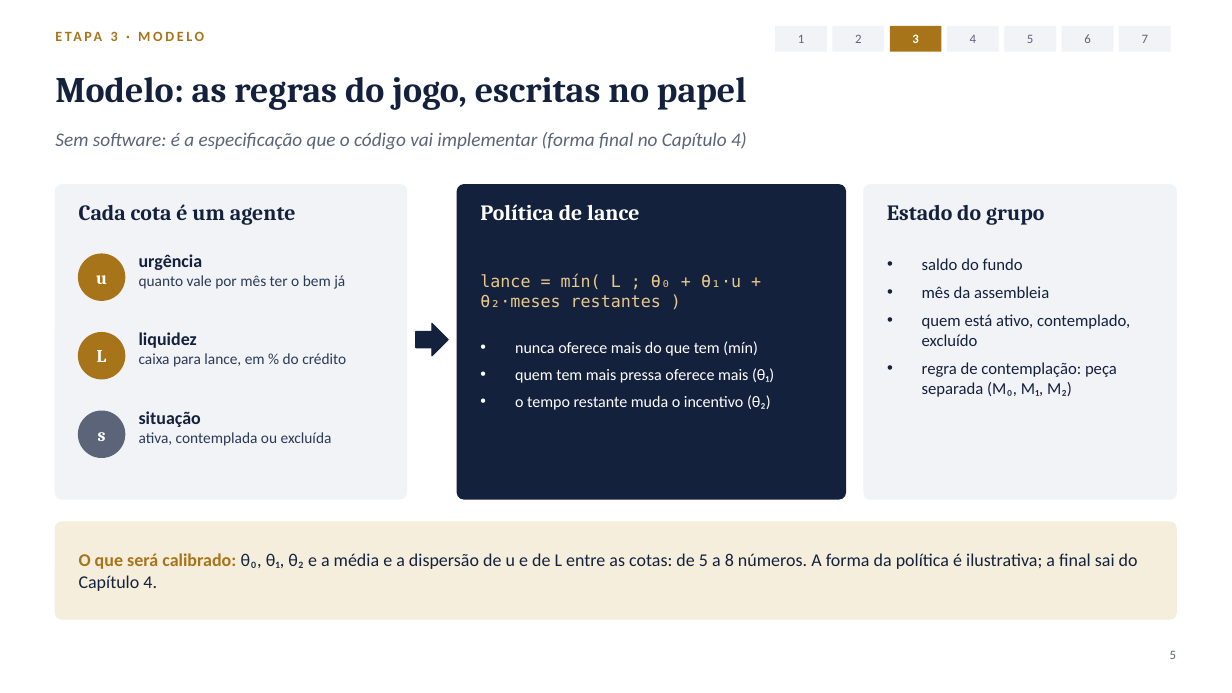
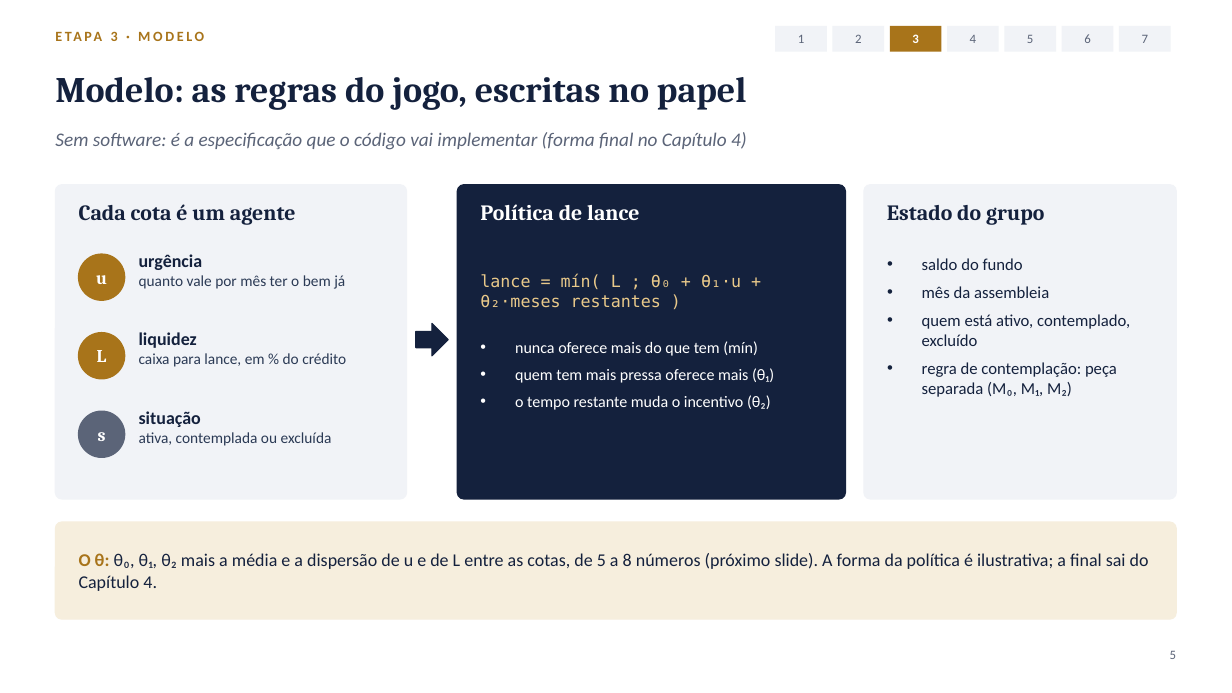
Before and after one commit to antonioffassini/tcc-consorcio, a slide deck: slide 5 of docs/apresentacao-metodologia.pptx. Drawn at 1232x693 pixels with LibreOffice and Linux fonts; fonts in the diff are those of the drawing. Boxes give left, top, right and bottom in pixels: in the first picture for what was removed or moved away, otherwise in the second. Text is boxed around its words. In the diff, an @@ line names an element or a change of style, - is before the commit and + after.

```diff
--- a/docs/apresentacao-metodologia.pptx
+++ b/docs/apresentacao-metodologia.pptx
@@ text at box(79, 553, 1149, 591): text changed @@
-O que será calibrado: θ₀, θ₁, θ₂ e a média e a dispersão de u e de L entre as cotas: de 5 a 8 números. A forma da política é ilustrativa; a final sai do Capítulo 4.
+O θ: θ₀, θ₁, θ₂ mais a média e a dispersão de u e de L entre as cotas, de 5 a 8 números (próximo slide). A forma da política é ilustrativa; a final sai do Capítulo 4.
```
Also in this commit, not shown: 11 other slides changed, 2 slides added, 1 slide removed, 21 other files.
